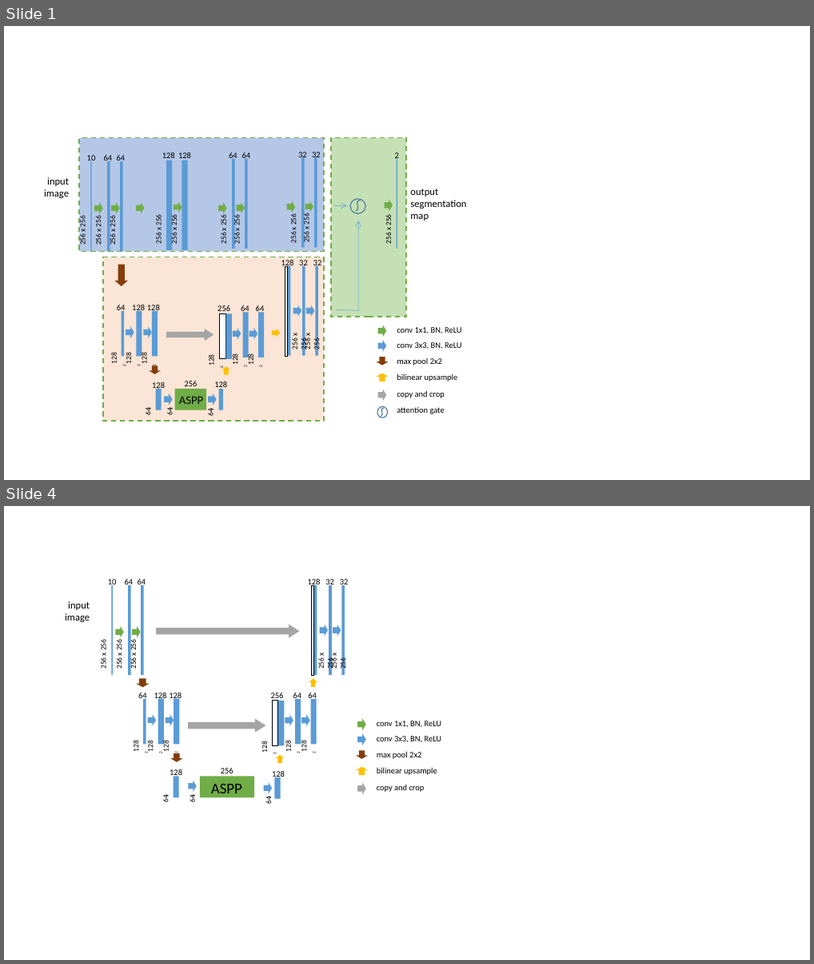
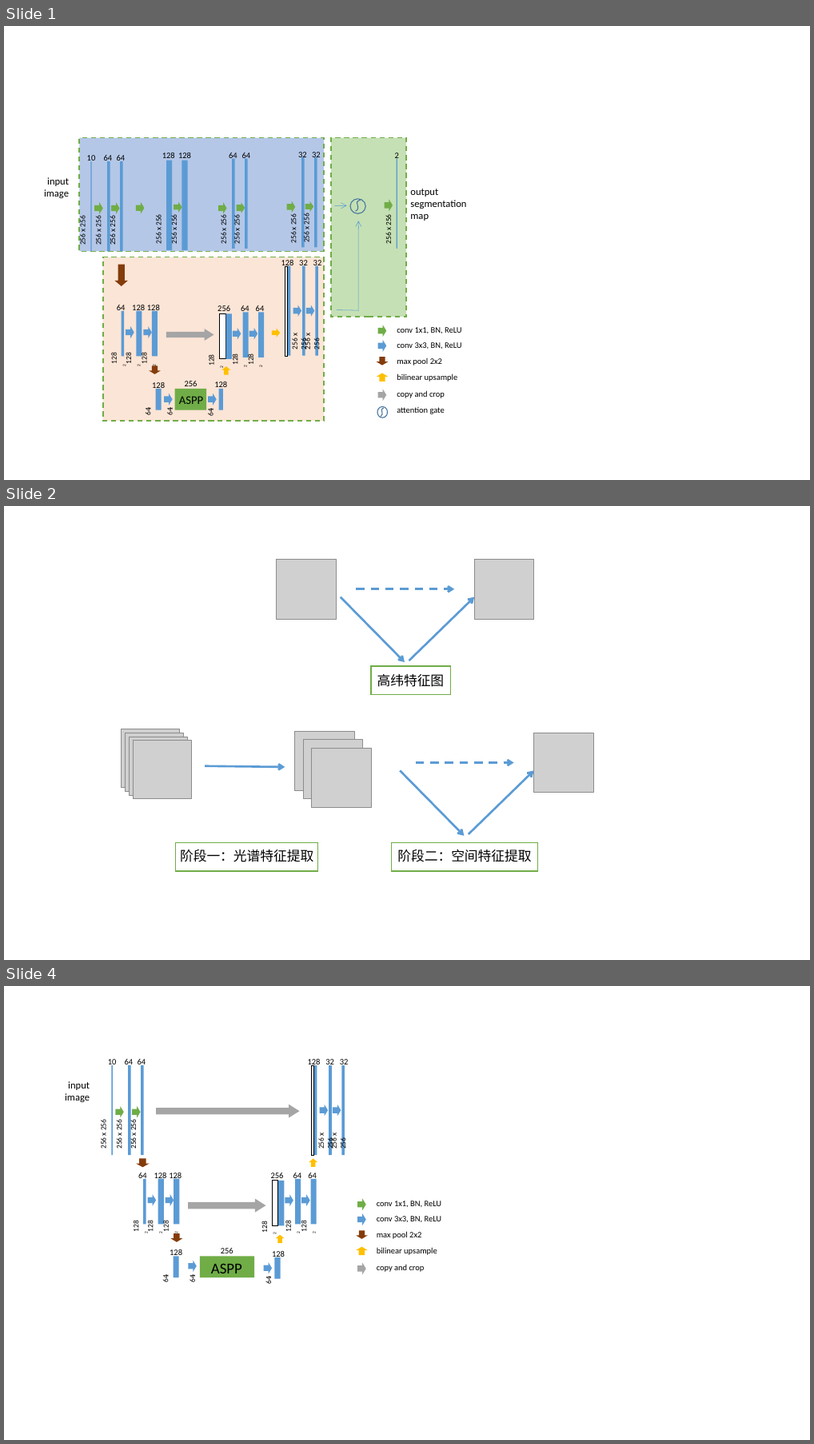
Before and after one commit to W-void/landsat0, a slide deck: pic/模型图.pptx. Shown one above the other, each under a label of ours: slides 1 and 4 before the commit, slides 1, 2 and 4 after it; the slides between them are not shown. The pictures are 814x964 and 814x1444 pixels, drawn with LibreOffice and Linux fonts; fonts in the diff are those of the drawing; grey boxes stand for pictures. Boxes give left, top, right and bottom in pixels: in the first picture for what was removed or moved away, otherwise in the second. Text is boxed around its words. In the diff, an @@ line names an element or a change of style, - is before the commit and + after.

```diff
--- a/pic/模型图.pptx
+++ b/pic/模型图.pptx
@@ slide 2 added at (4, 506, 810, 960), background #FFFFFF @@
@@ picture added at (277, 560, 336, 619) @@
@@ picture added at (474, 560, 534, 619) @@
@@ arrow added from (341, 596) to (405, 662), #5B9BD5 2.5 pt @@
@@ arrow added from (356, 589) to (454, 589), #5B9BD5 2.5 pt dashed @@
@@ arrow added from (410, 660) to (474, 596), #5B9BD5 2.5 pt @@
@@ rectangle added at (371, 666, 450, 695), outline #70AD47 1.5 pt @@
@@ text added at (378, 674, 445, 687), 16 pt, text #000000 @@
+高纬特征图
@@ group added at (122, 728, 191, 799): 4 pictures @@
@@ picture added at (295, 731, 354, 790) @@
@@ picture added at (303, 740, 362, 799) @@
@@ picture added at (534, 733, 594, 792) @@
@@ arrow added from (205, 766) to (286, 767), #5B9BD5 2.5 pt @@
@@ picture added at (312, 748, 371, 807) @@
@@ arrow added from (416, 763) to (514, 763), #5B9BD5 2.5 pt dashed @@
@@ arrow added from (400, 770) to (464, 836), #5B9BD5 2.5 pt @@
@@ arrow added from (469, 834) to (534, 770), #5B9BD5 2.5 pt @@
@@ rectangle added at (176, 842, 318, 871), outline #70AD47 1.5 pt @@
@@ text added at (180, 849, 314, 862), 16 pt, text #000000 @@
+阶段一：光谱特征提取
@@ rectangle added at (392, 842, 538, 871), outline #70AD47 1.5 pt @@
@@ text added at (398, 849, 531, 862), 16 pt, text #000000 @@
+阶段二：空间特征提取
```
Also in this commit, not shown: 4 slides changed, 1 other slide added, 2 slides removed, 34 other files.
